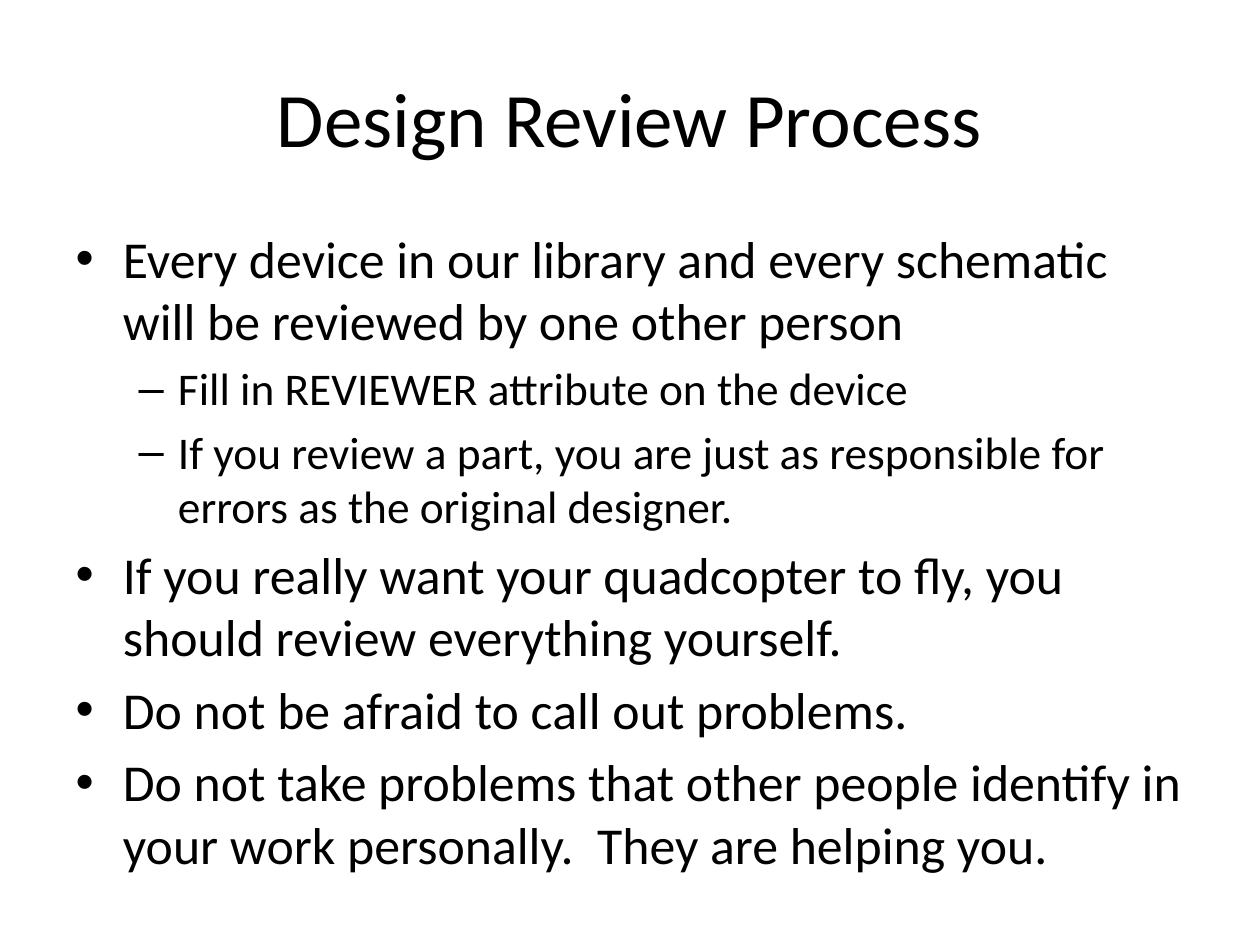
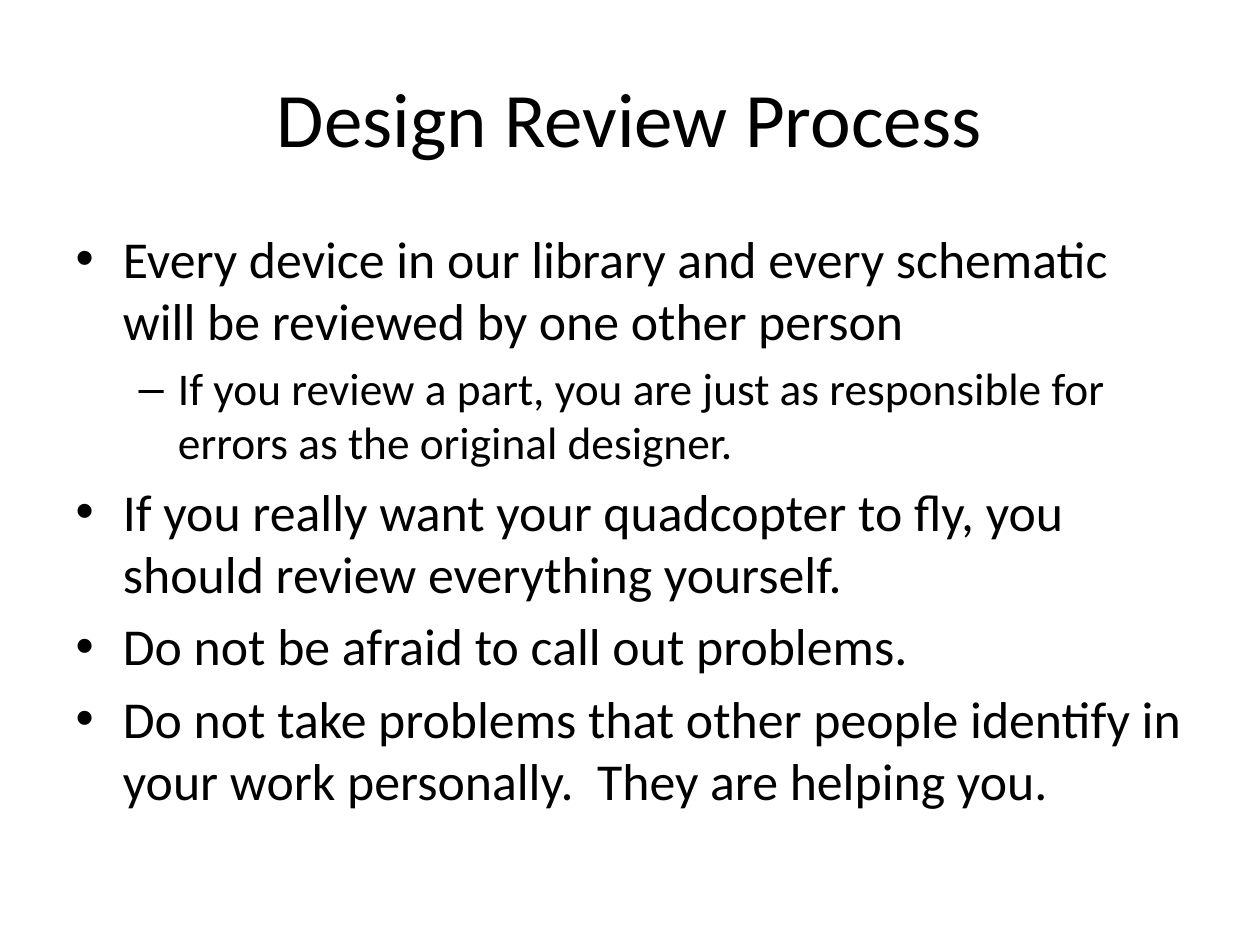
Before and after one commit to NVSL/QuadClass-Resources, a slide deck: slide 3 of Lecture Slides/05-Design Reviews.pptx. Drawn at 1260x945 pixels with LibreOffice and Linux fonts; fonts in the diff are those of the drawing. Boxes give left, top, right and bottom in pixels: in the first picture for what was removed or moved away, otherwise in the second. Text is boxed around its words. In the diff, an @@ line names an element or a change of style, - is before the commit and + after.

```diff
--- a/Lecture Slides/05-Design Reviews.pptx
+++ b/Lecture Slides/05-Design Reviews.pptx
@@ text at (178,373,908,406): paragraph removed @@
-  – Fill in REVIEWER attribute on the device
```
Also in this commit, not shown: 2 other slides changed.
